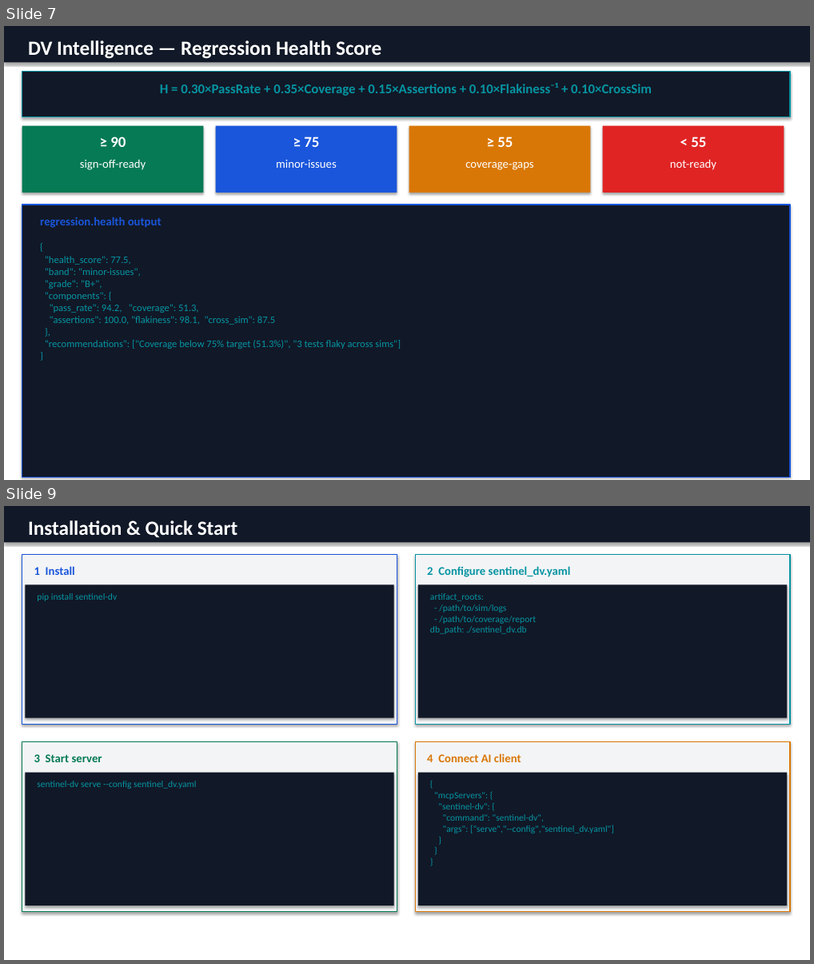
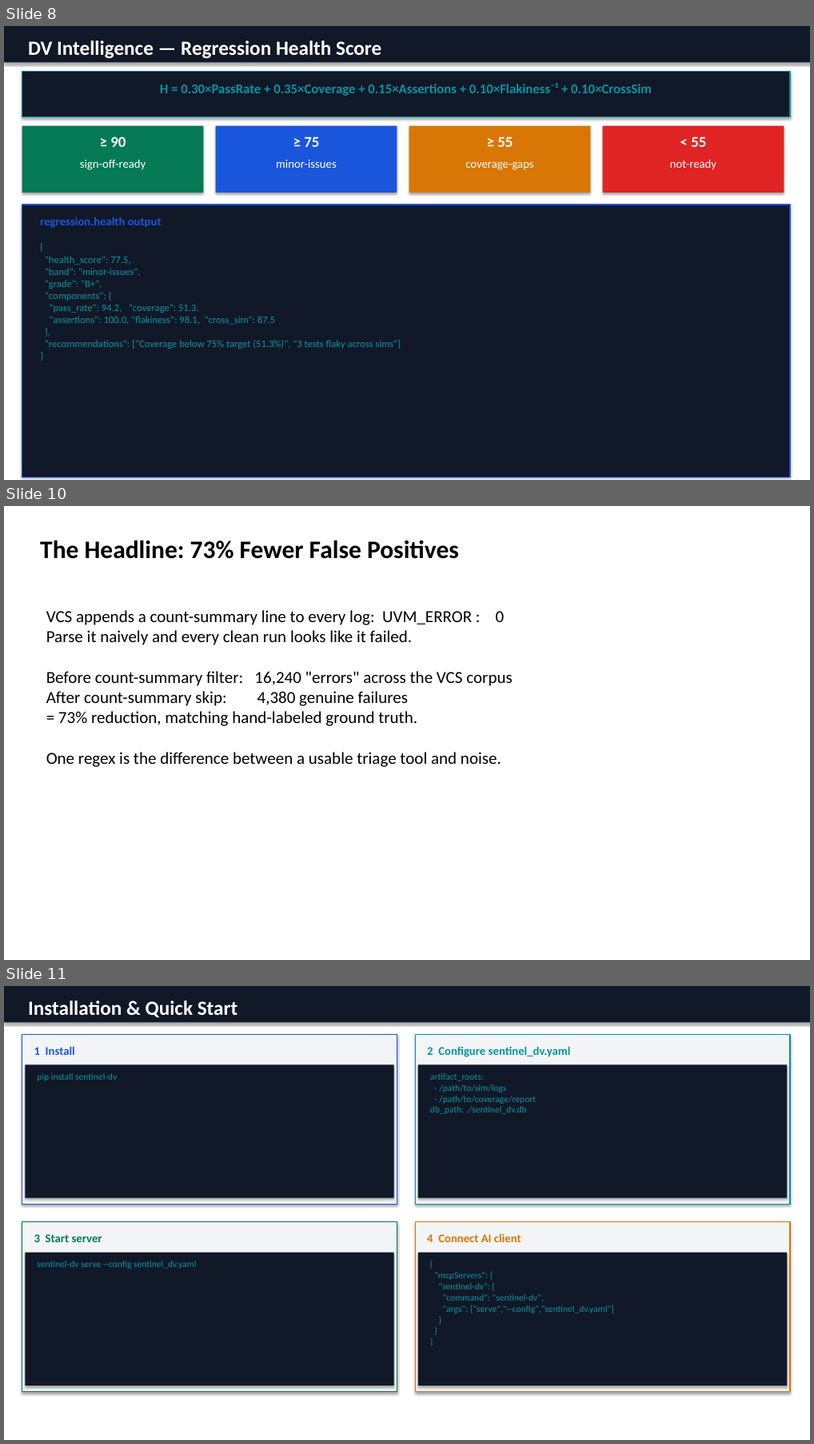
Before and after one commit to kiranreddi/sentinel-dv, a slide deck: conference/slides/sentinel_dv_dvcon2026.pptx. Shown one above the other, each under a label of ours: slides 7 and 9 before the commit, slides 8, 10 and 11 after it; the slides between them are not shown. The pictures are 814x964 and 814x1444 pixels, drawn with LibreOffice and Linux fonts; fonts in the diff are those of the drawing. Boxes give left, top, right and bottom in pixels: in the first picture for what was removed or moved away, otherwise in the second. Text is boxed around its words. In the diff, an @@ line names an element or a change of style, - is before the commit and + after.

Commit message:
Release v2.3.0: Jenkins indexing, MCP registry polish, 28 tools
Add Jenkins artifact path inference, JUnit dedupe, and cocotb test_artifacts
evidence. Enrich server.json with logo, tags, and docs URL. Align changelogs
and README for the 2.3.0 publish (runs.summary, tests.history, CI formatting).

```diff
--- a/conference/slides/sentinel_dv_dvcon2026.pptx
+++ b/conference/slides/sentinel_dv_dvcon2026.pptx
@@ slide 10 added at (4, 506, 810, 960), background #FFFFFF @@
@@ text added at (40, 540, 459, 559), 30 pt, text #000000, bold @@
+The Headline: 73% Fewer False Positives
@@ text added at (46, 610, 512, 767), 20 pt, text #000000 @@
+VCS appends a count-summary line to every log: UVM_ERROR : 0
+Parse it naively and every clean run looks like it failed.
+Before count-summary filter: 16,240 "errors" across the VCS corpus
+After count-summary skip: 4,380 genuine failures
+= 73% reduction, matching hand-labeled ground truth.
+One regex is the difference between a usable triage tool and noise.
@@ what was slide 7 is now slide 8 @@
@@ what was slide 9 is now slide 11 @@
```
Also in this commit, not shown: 5 slides changed, 1 other slide added, 16 other files.
